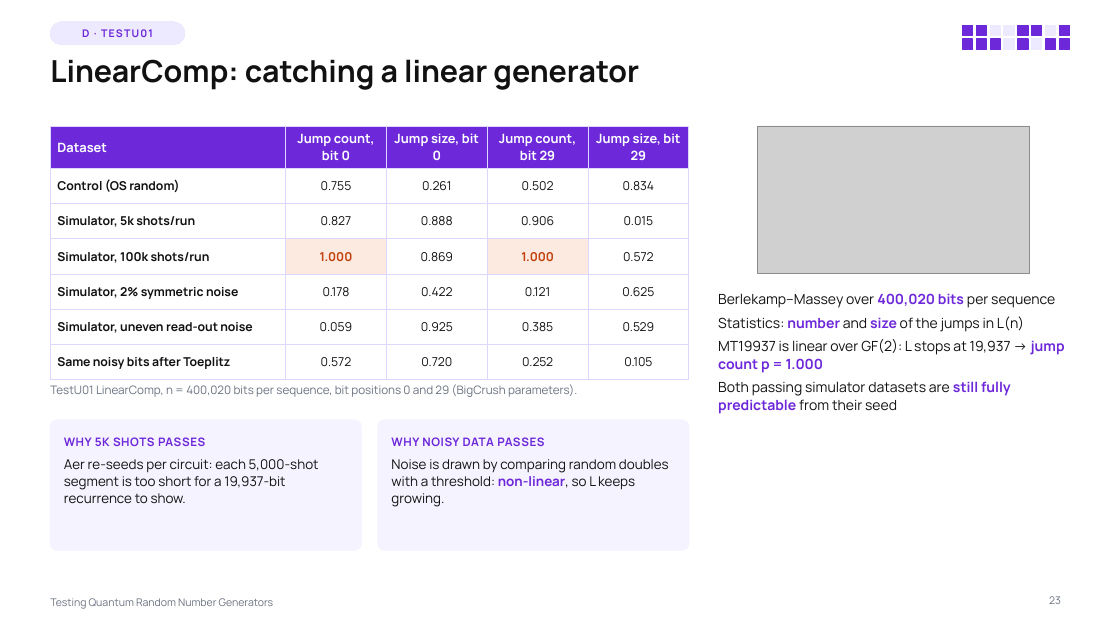
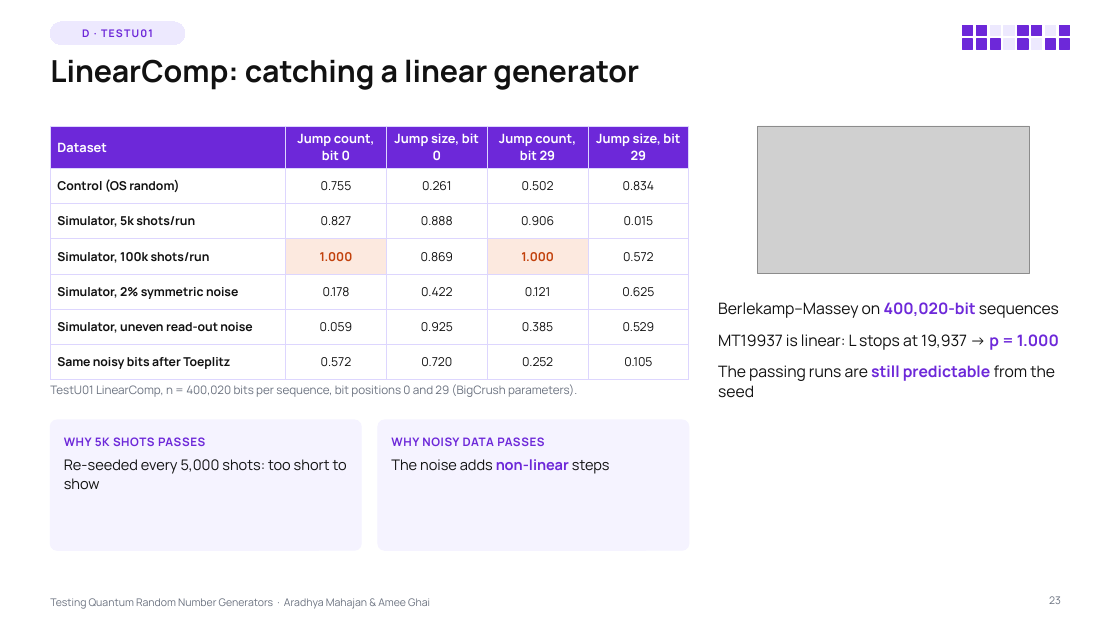
Before and after one commit to Aradhya2708/Quantum-RNG-Proj, a slide deck: slide 23 of presentation/QRNG_Testing_Lecture.pptx. Drawn at 1120x630 pixels with LibreOffice and Linux fonts; fonts in the diff are those of the drawing; grey boxes stand for pictures. Boxes give left, top, right and bottom in pixels: in the first picture for what was removed or moved away, otherwise in the second. Text is boxed around its words. In the diff, an @@ line names an element or a change of style, - is before the commit and + after.

```diff
--- a/presentation/QRNG_Testing_Lecture.pptx
+++ b/presentation/QRNG_Testing_Lecture.pptx
@@ text at bbox=[718, 302, 1059, 398]: text changed; size 12 to 13.5 pt @@
-• Berlekamp–Massey over 400,020 bits per sequence
-• Statistics: number and size of the jumps in L(n)
-• MT19937 is linear over GF(2): L stops at 19,937 → jump count p = 1.000
-• Both passing simulator datasets are still fully predictable from their seed
+• Berlekamp–Massey on 400,020-bit sequences
+• MT19937 is linear: L stops at 19,937 → p = 1.000
+• The passing runs are still predictable from the seed
@@ text at bbox=[64, 459, 347, 490]: text changed; size 11.5 to 12.5 pt @@
-Aer re-seeds per circuit: each 5,000-shot segment is too short for a 19,937-bit recurrence to show.
+Re-seeded every 5,000 shots: too short to show
@@ text at bbox=[391, 459, 610, 474]: text changed; size 11.5 to 12.5 pt @@
-Noise is drawn by comparing random doubles with a threshold: non-linear, so L keeps growing.
+The noise adds non-linear steps
@@ text at bbox=[50, 598, 430, 609]: text changed @@
-Testing Quantum Random Number Generators
+Testing Quantum Random Number Generators · Aradhya Mahajan & Amee Ghai
```
Also in this commit, not shown: 25 other slides changed, 3 slides added, 4 slides removed, 7 other files.
